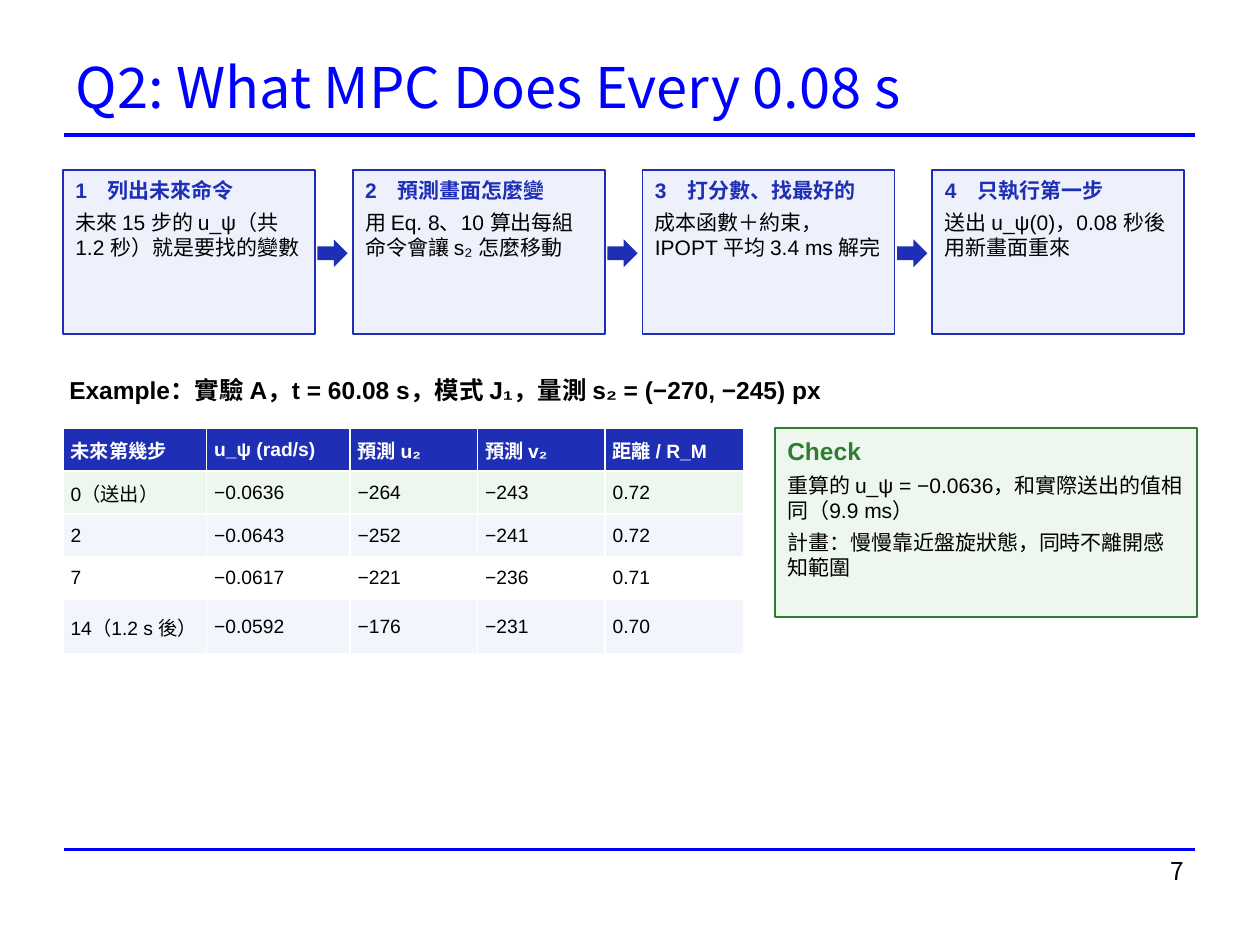
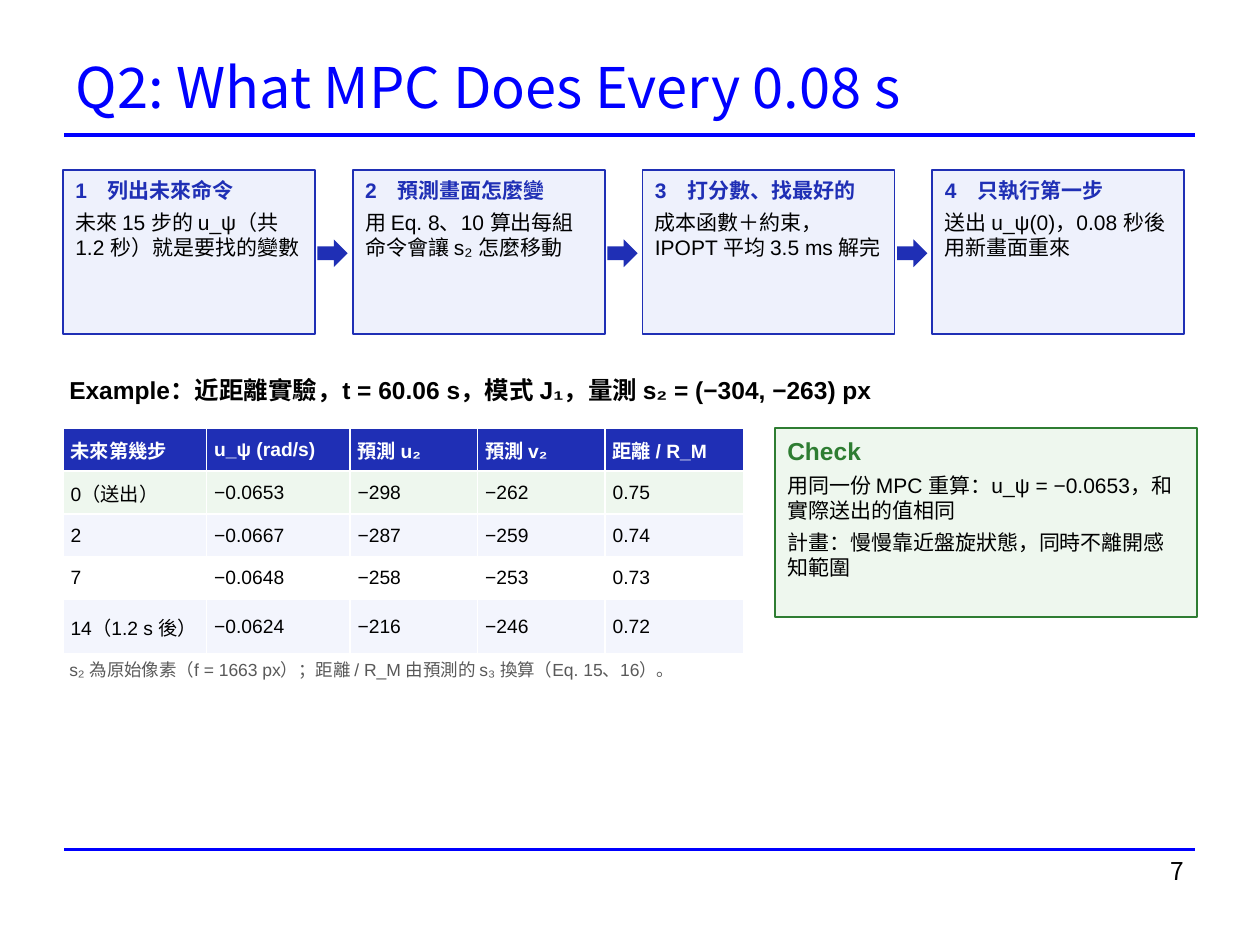
Before and after one commit to rossi1122/hsiang_thesis_simulation, a slide deck: slide 7 of docs/presentations/20261118_Phase2_進度報告.pptx. Drawn at 1260x945 pixels with LibreOffice and Linux fonts; fonts in the diff are those of the drawing. Boxes give left, top, right and bottom in pixels: in the first picture for what was removed or moved away, otherwise in the second. Text is boxed around its words. In the diff, an @@ line names an element or a change of style, - is before the commit and + after.

```diff
--- a/docs/presentations/20261118_Phase2_進度報告.pptx
+++ b/docs/presentations/20261118_Phase2_進度報告.pptx
@@ text in rectangle at bbox=[655, 212, 881, 257]: text changed @@
-成本函數＋約束，IPOPT 平均 3.4 ms 解完
+成本函數＋約束，IPOPT 平均 3.5 ms 解完
@@ text at bbox=[69, 380, 871, 404]: text changed @@
-Example：實驗 A，t = 60.08 s，模式 J₁，量測 s₂ = (−270, −245) px
+Example：近距離實驗，t = 60.06 s，模式 J₁，量測 s₂ = (−304, −263) px
@@ table at bbox=[63, 428, 743, 643] @@
-row 2: 0（送出） | −0.0636 | −264 | −243 | 0.72
+row 2: 0（送出） | −0.0653 | −298 | −262 | 0.75
-row 3: 2 | −0.0643 | −252 | −241 | 0.72
+row 3: 2 | −0.0667 | −287 | −259 | 0.74
-row 4: 7 | −0.0617 | −221 | −236 | 0.71
+row 4: 7 | −0.0648 | −258 | −253 | 0.73
-row 5: 14（1.2 s 後） | −0.0592 | −176 | −231 | 0.70
+row 5: 14（1.2 s 後） | −0.0624 | −216 | −246 | 0.72
@@ text in rectangle at bbox=[787, 475, 1173, 520]: text changed @@
-重算的 u_ψ = −0.0636，和實際送出的值相同（9.9 ms）
+用同一份 MPC 重算：u_ψ = −0.0653，和實際送出的值相同
@@ text added at bbox=[69, 661, 674, 680], 10 pt, text #595959 @@
+s₂ 為原始像素（f = 1663 px）；距離 / R_M 由預測的 s₃ 換算（Eq. 15、16）。
```
Also in this commit, not shown: 14 other slides changed, 1 slide removed.
